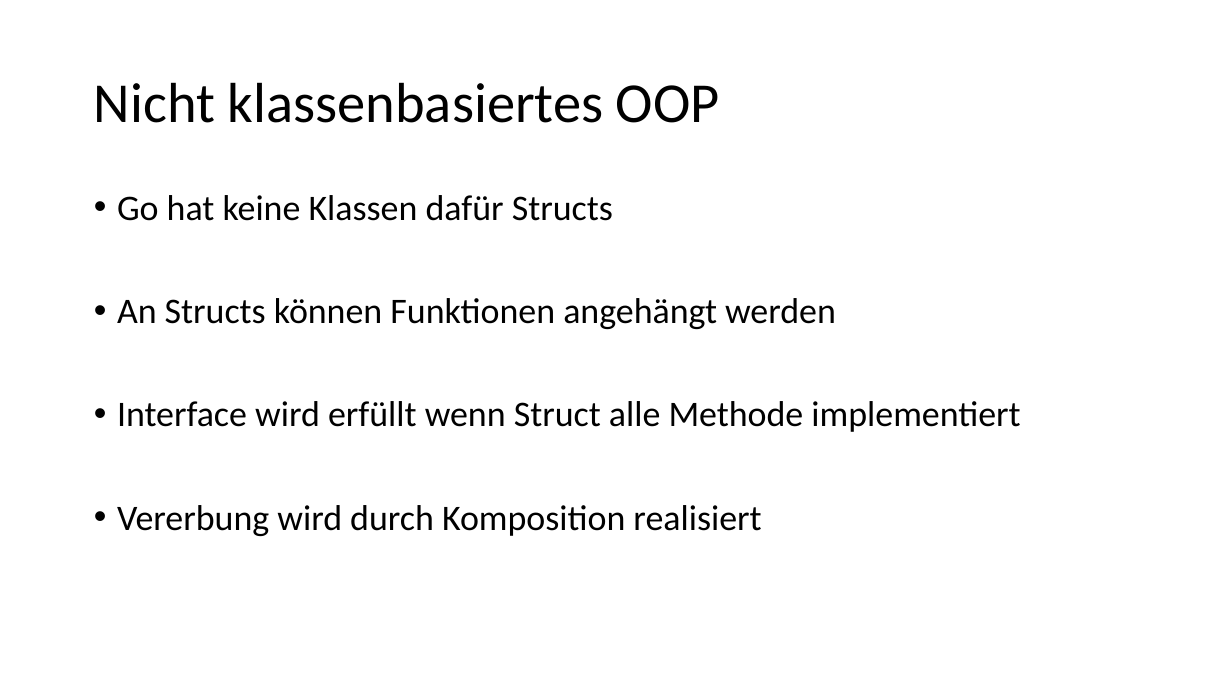
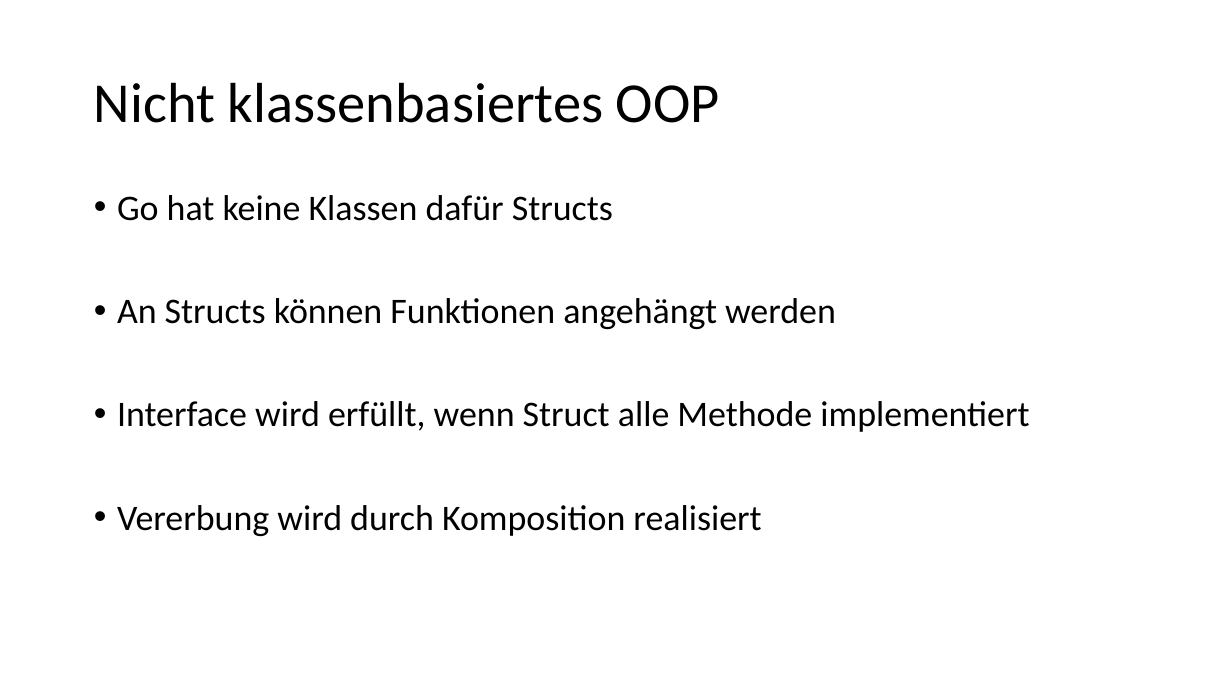
Before and after one commit to alexsuter/golang-experience, a slide deck: slide 5 of presi/presi.pptx. Drawn at 1232x693 pixels with LibreOffice and Linux fonts; fonts in the diff are those of the drawing. Boxes give left, top, right and bottom in pixels: in the first picture for what was removed or moved away, otherwise in the second. Text is boxed around its words. In the diff, an @@ line names an element or a change of style, - is before the commit and + after.

```diff
--- a/presi/presi.pptx
+++ b/presi/presi.pptx
@@ text at (117,401,1029,432): text changed @@
-• Interface wird erfüllt wenn Struct alle Methode implementiert
+• Interface wird erfüllt, wenn Struct alle Methode implementiert
```
Also in this commit, not shown: 5 other slides changed, 7 slides added.
